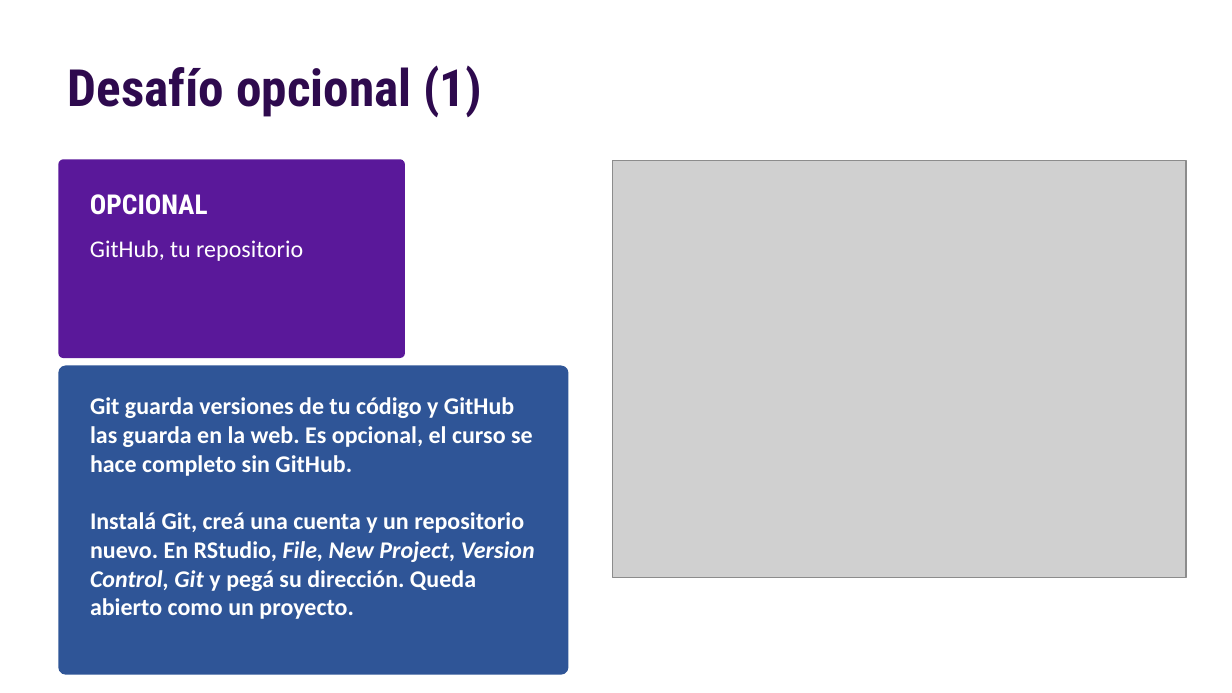
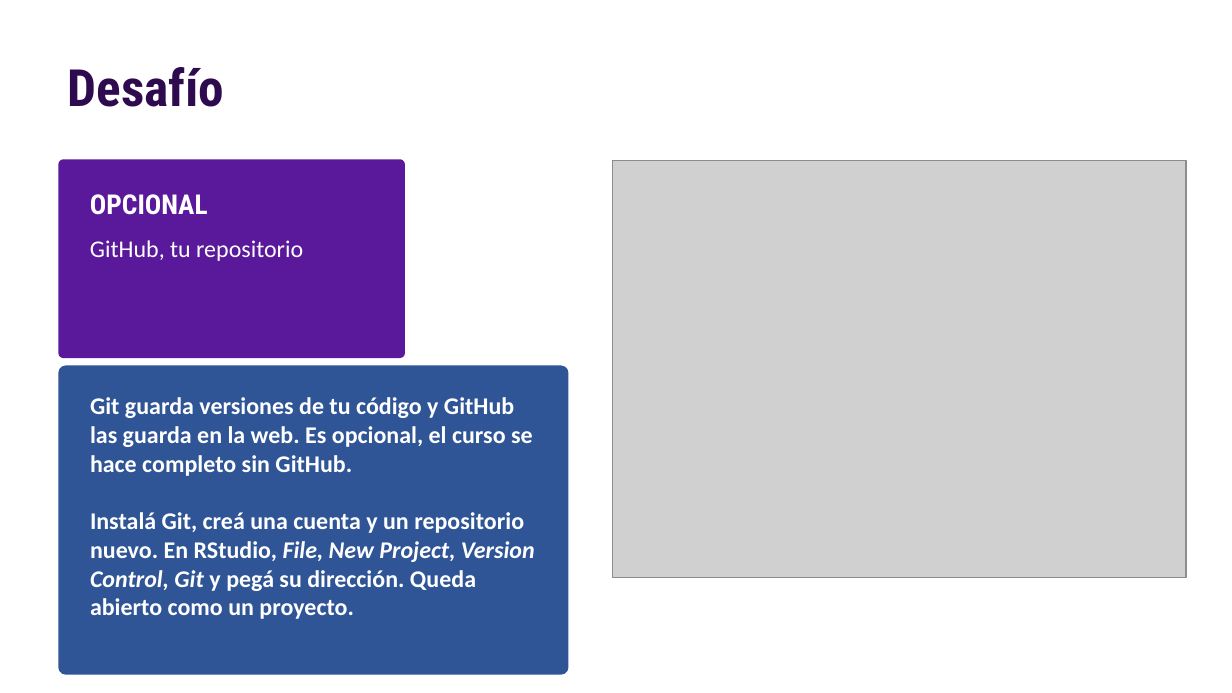
Before and after one commit to nahura99/visualizacion_datos_shiny, a slide deck: slide 21 of clase1/clase1.pptx (slide 20 before the commit). Drawn at 1232x693 pixels with LibreOffice and Linux fonts; fonts in the diff are those of the drawing; grey boxes stand for pictures. Boxes give left, top, right and bottom in pixels: in the first picture for what was removed or moved away, otherwise in the second. Text is boxed around its words. In the diff, an @@ line names an element or a change of style, - is before the commit and + after.

```diff
--- a/clase1/clase1.pptx
+++ b/clase1/clase1.pptx
@@ text at box(68, 67, 225, 107): text changed @@
-Desafío opcional (1)
+Desafío
```
Also in this commit, not shown: 3 other slides changed, 2 slides added, 1 slide removed, 1 other file.
